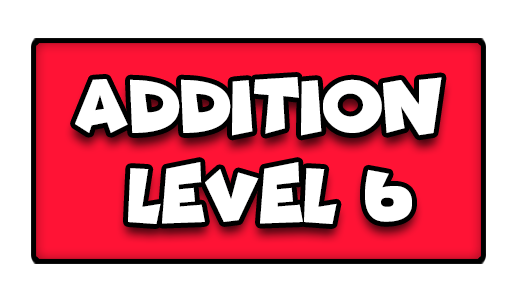
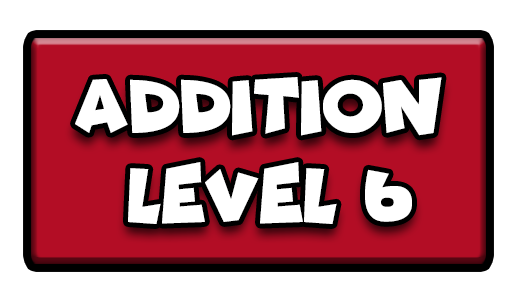
Layer changes from the first w=517, h=301 image to the second:
painted on "Rounded Rectangle 1" over [31, 38, 486, 264]
